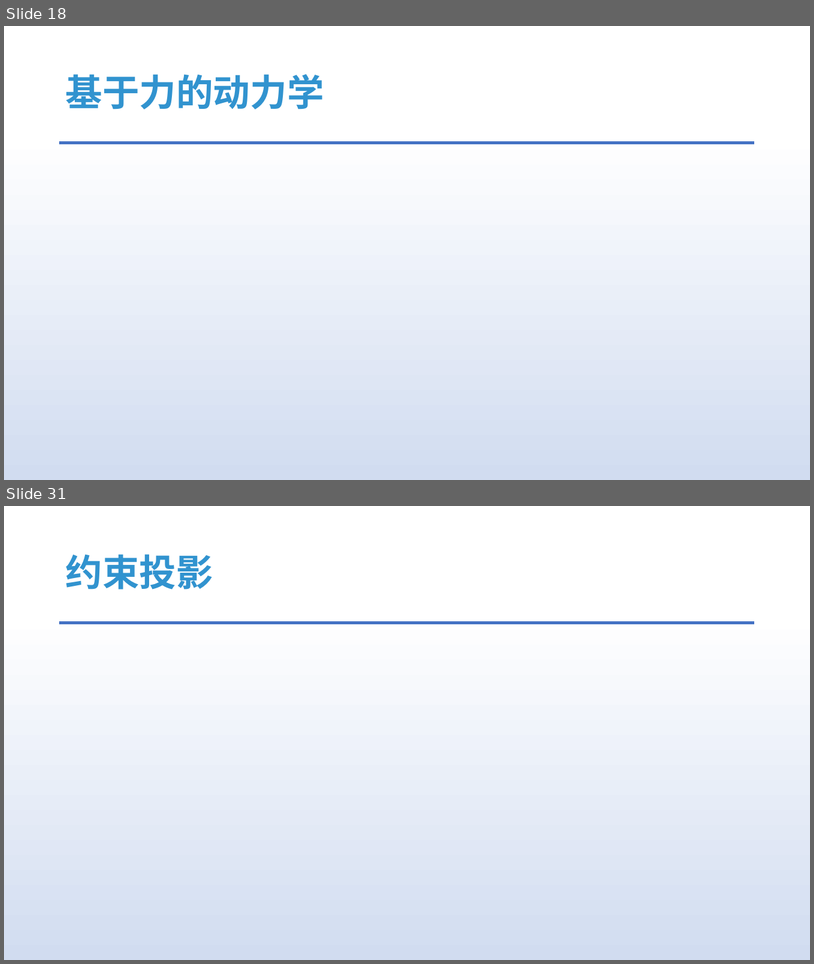
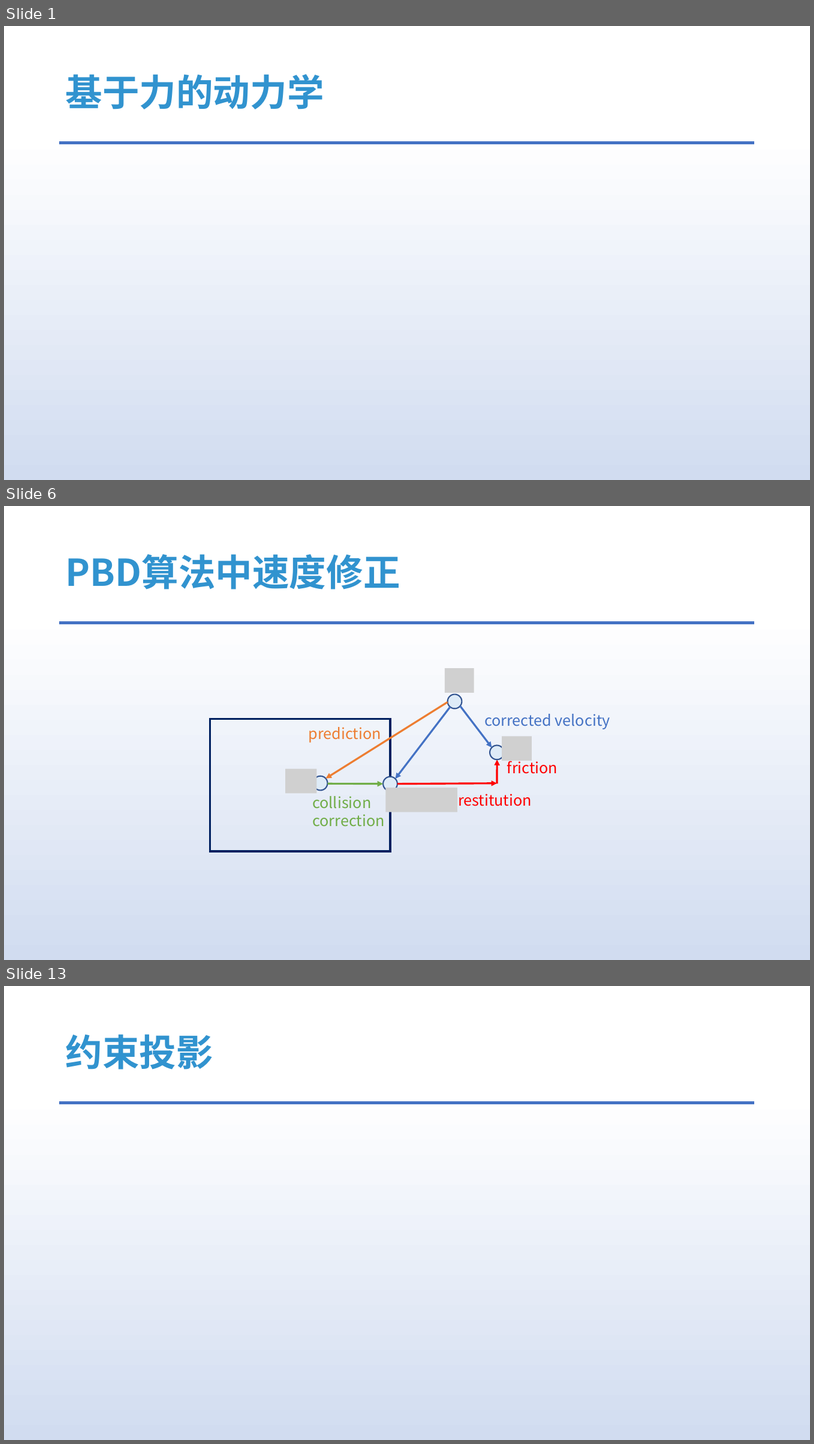
Before and after one commit to answerear/UnityFluid, a slide deck: doc/流体模拟入门分享-Part II.pptx. Shown one above the other, each under a label of ours: slides 18 and 31 before the commit, slides 1, 6 and 13 after it; the slides between them are not shown. The pictures are 814x964 and 814x1444 pixels, drawn with LibreOffice and Linux fonts; fonts in the diff are those of the drawing; grey boxes stand for pictures. Boxes give left, top, right and bottom in pixels: in the first picture for what was removed or moved away, otherwise in the second. Text is boxed around its words. In the diff, an @@ line names an element or a change of style, - is before the commit and + after.

```diff
--- a/doc/流体模拟入门分享-Part II.pptx
+++ b/doc/流体模拟入门分享-Part II.pptx
@@ slide 6 added at (x1=4, y1=506, x2=810, y2=960), background gradient #FFFFFF to #D1DCF0 to #DAE3F3 to #ABC0E4 to #BECEEA to #C7D5ED; not listed: 1 template element that a slide beside it also shows @@
@@ title added at (x1=65, y1=554, x2=400, y2=589), 44 pt, text #3193CF, bold @@
+PBD算法中速度修正
@@ picture added at (x1=445, y1=668, x2=474, y2=693) @@
@@ arrow added from (448, 702) to (326, 778), #ED7D31 2.25 pt @@
@@ ellipse added at (x1=445, y1=691, x2=465, y2=712), fill #DEEBF7, outline #325491 1.5 pt @@
@@ rectangle added at (x1=210, y1=719, x2=390, y2=852), outline #002060 2.25 pt @@
@@ arrow added from (450, 707) to (395, 779), #4472C4 2.25 pt @@
@@ arrow added from (461, 706) to (492, 747), #4472C4 2.25 pt @@
@@ text added at (x1=485, y1=714, x2=611, y2=729), 18 pt, text #4472C4 @@
+corrected velocity
@@ text added at (x1=308, y1=727, x2=381, y2=742), 18 pt, text #ED7D31 @@
+prediction
@@ picture added at (x1=503, y1=736, x2=532, y2=760) @@
@@ ellipse added at (x1=488, y1=742, x2=508, y2=762), fill #DEEBF7, outline #325491 1.5 pt @@
@@ picture added at (x1=286, y1=769, x2=317, y2=793) @@
@@ ellipse added at (x1=311, y1=773, x2=331, y2=793), fill #DEEBF7, outline #325491 1.5 pt @@
@@ arrow added from (497, 784) to (498, 759), #FF0000 2.25 pt @@
@@ text added at (x1=507, y1=760, x2=558, y2=774), 18 pt, text #FF0000 @@
+friction
@@ arrow added from (327, 784) to (383, 784), #70AD47 2.25 pt @@
@@ ellipse added at (x1=383, y1=777, x2=398, y2=791), fill #DEEBF7, outline #325491 1.5 pt @@
@@ picture added at (x1=386, y1=787, x2=458, y2=811) @@
@@ arrow added from (398, 784) to (497, 783), #FF0000 2.25 pt @@
@@ text added at (x1=458, y1=793, x2=532, y2=806), 18 pt, text #FF0000 @@
+restitution
@@ text added at (x1=312, y1=796, x2=384, y2=826), 18 pt, text #70AD47 @@
+collision
+correction
@@ what was slide 18 is now slide 1 @@
@@ what was slide 31 is now slide 13 @@
```
Also in this commit, not shown: 7 slides changed, 4 other slides added, 24 slides removed, 1 other file.
